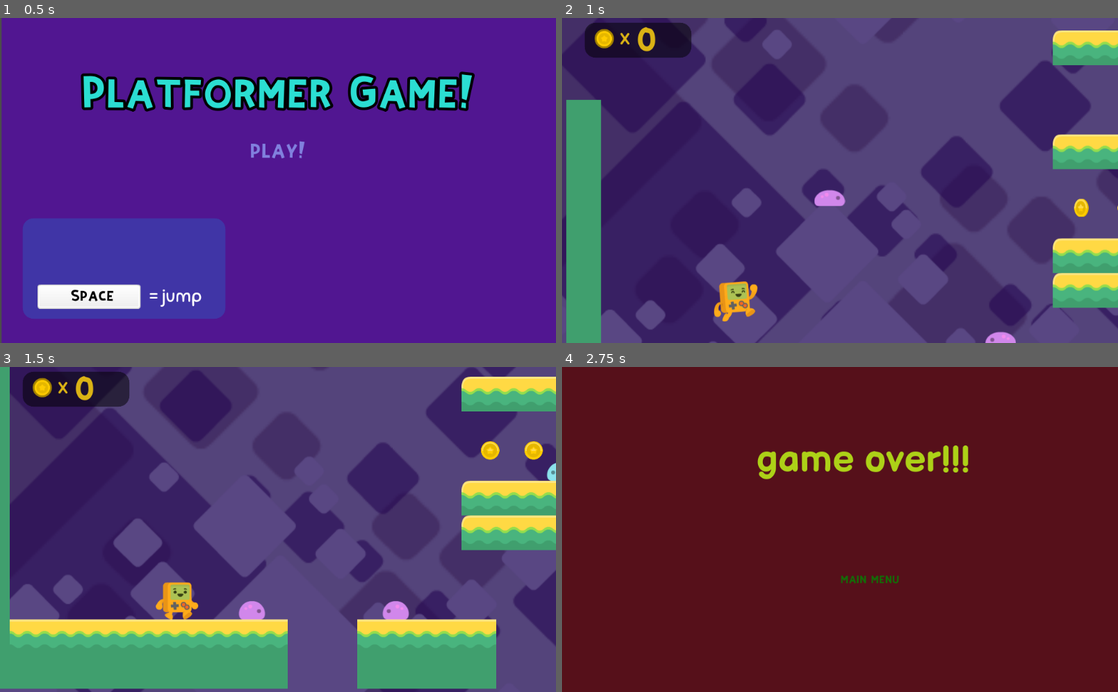
Above: before the commit, frames 1-4 (two rows, left to right).
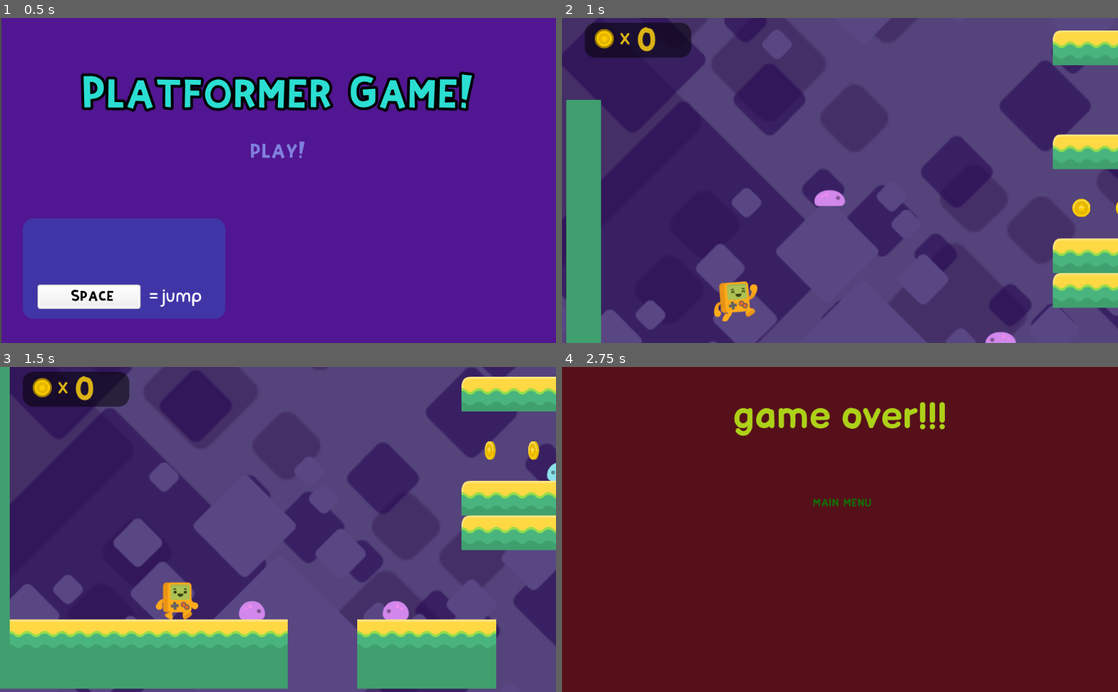
Above: after the commit, the same moments.

Repository: jor-el-swe/PlatformerTutorial
Game: Godot game, scene res://TitleMenu.tscn
The game is run twice, just before and just after one commit, with the same random seed, the same clock (stepped at 60 frames per second) and the same inputs.
Inputs:
- Up to frame 1 (0.5 s): no input
- Up to frame 2 (1 s): click "play!" at 0.5 s
- Up to frame 3 (1.5 s): hold Right (right) from 1.28 s (still down)
- Up to frame 4 (2.75 s): keep holding Right (right); tap Space (jump) at 1.52, 2.27 s

Frame 1 is identical in both runs. In frame 2, less than 0.1% of the frame differs, in the area x 91-100%, y 55-62%; in frame 3, 0.2%; in frame 4, 3.3%, in the area x 30-74%, y 10-67%.

Commit message:
fixes game over screen

Diff:
--- a/GameOver.tscn
+++ b/GameOver.tscn
@@ -20,26 +20,27 @@
 }
 
 [node name="ColorRect" type="ColorRect" parent="."]
-margin_right = 1069.0
-margin_bottom = 642.0
+margin_right = 1024.0
+margin_bottom = 600.0
 color = Color( 0.337255, 0.0627451, 0.101961, 1 )
 
 [node name="Label" type="Label" parent="."]
-margin_left = 302.99
-margin_top = 66.9966
-margin_right = 807.99
-margin_bottom = 276.997
+anchor_right = 1.0
+margin_top = 50.0
 custom_fonts/font = SubResource( 1 )
 custom_colors/font_color = Color( 0.678431, 0.819608, 0.0901961, 1 )
 text = "game over!!!"
 align = 1
 valign = 1
+__meta__ = {
+"_edit_use_anchors_": false
+}
 
 [node name="mainMenu" type="Button" parent="."]
-margin_left = 440.502
-margin_top = 367.085
-margin_right = 692.502
-margin_bottom = 420.085
+margin_left = 389.56
+margin_top = 224.746
+margin_right = 641.56
+margin_bottom = 277.746
 custom_fonts/font = SubResource( 2 )
 custom_colors/font_color = Color( 0.0784314, 0.423529, 0.027451, 1 )
 custom_colors/font_color_hover = Color( 0.176471, 0.321569, 0.662745, 1 )
--- a/HUD.gd
+++ b/HUD.gd
@@ -6,11 +6,9 @@
 func _ready():
 	$Coins.text = String(coins)
 
-func _physics_process(delta):
-	if coins == NO_COINS_TO_WIN:
-		get_tree().change_scene("res://WinScreen.tscn")
-
 
 func _on_coin_collected():
 	coins+=1
 	_ready()
+	if coins == NO_COINS_TO_WIN:
+		get_tree().change_scene("res://WinScreen.tscn")
--- a/coin.tscn
+++ b/coin.tscn
@@ -43,7 +43,7 @@
 [node name="AnimatedSprite" type="AnimatedSprite" parent="."]
 frames = SubResource( 2 )
 animation = "spin"
-frame = 2
+frame = 1
 playing = true
 
 [node name="AnimationPlayer" type="AnimationPlayer" parent="."]
